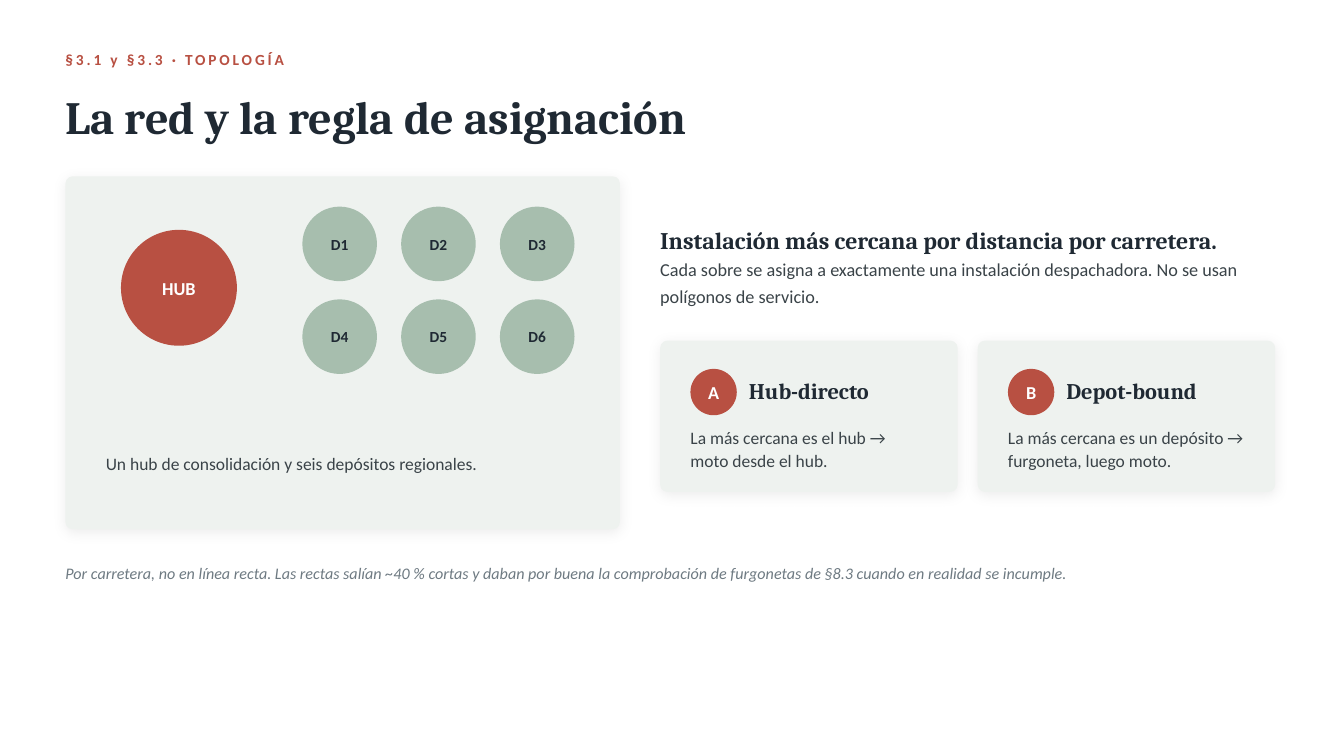
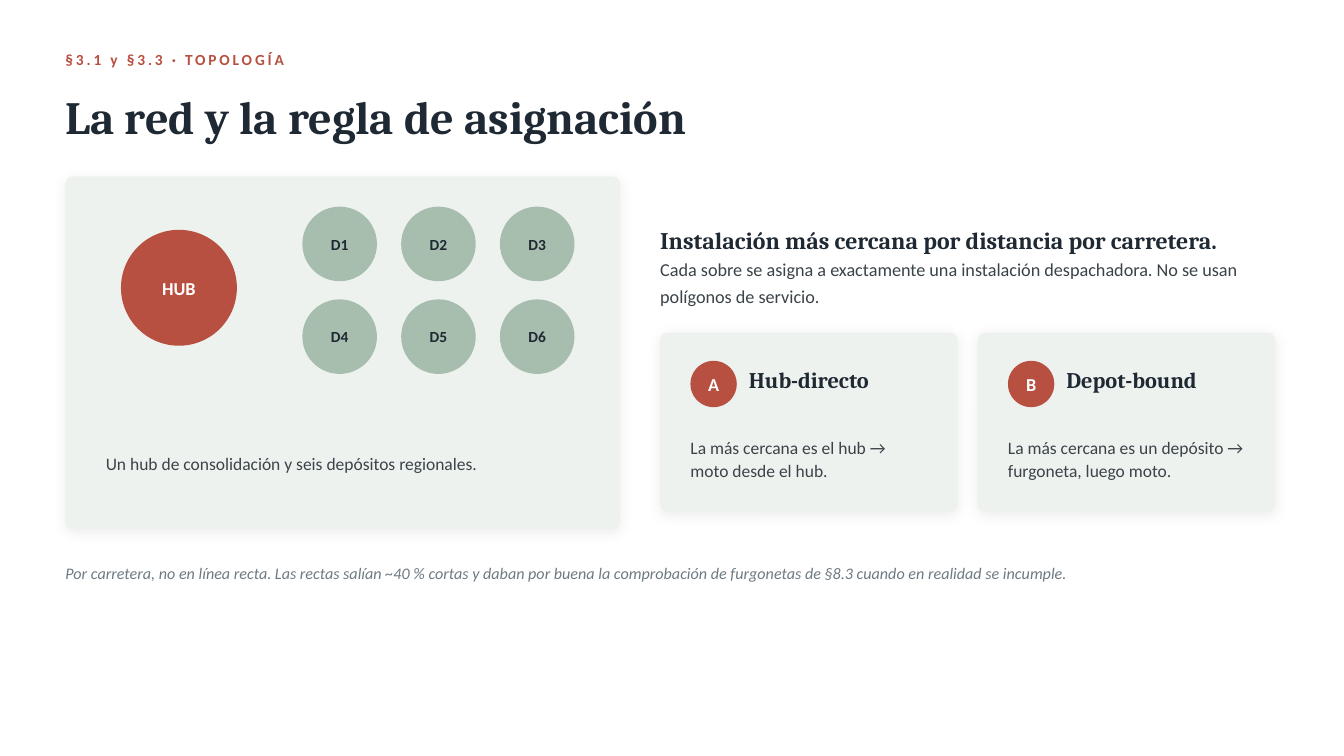
Before and after one commit to lvalverdeb/ddn, a slide deck: slide 4 of docs/presentaciones/01-que-es-ddn.pptx. Drawn at 1344x756 pixels with LibreOffice and Linux fonts; fonts in the diff are those of the drawing. Boxes give left, top, right and bottom in pixels: in the first picture for what was removed or moved away, otherwise in the second. Text is boxed around its words. In the diff, an @@ line names an element or a change of style, - is before the commit and + after.

```diff
--- a/docs/presentaciones/01-que-es-ddn.pptx
+++ b/docs/presentaciones/01-que-es-ddn.pptx
@@ rounded rectangle: place and size @@
-rounded rectangle at (660,341,958,492)
+rounded rectangle at (660,333,958,512)
@@ rounded rectangle at (660,333,958,512): proportions changed @@
@@ rounded rectangle at (978,333,1275,512): proportions changed @@
@@ rounded rectangle: place and size @@
-rounded rectangle at (978,341,1275,492)
+rounded rectangle at (978,333,1275,512)
@@ text "Hub-directo": place and size @@
-text "Hub-directo" at (749,383,869,399)
+text "Hub-directo" at (749,372,869,388)
@@ text "Hub-directo" at (749,372,869,388): line spacing 1 to 21pt @@
@@ 2 texts, 2 ellipses: place and size @@
-2 texts, 2 ellipses at (691,369,1055,415)
+2 texts, 2 ellipses at (691,361,1055,407)
@@ text "Depot-bound" at (1066,372,1196,393): line spacing 1 to 21pt @@
@@ text "Depot-bound": place and size @@
-text "Depot-bound" at (1066,383,1196,404)
+text "Depot-bound" at (1066,372,1196,393)
@@ text "La más cercana es el ...": place and size @@
-text "La más cercana es el ..." at (690,432,866,467)
+text "La más cercana es el ..." at (690,442,866,477)
@@ text "La más cercana es un ...": place and size @@
-text "La más cercana es un ..." at (1008,432,1224,470)
+text "La más cercana es un ..." at (1008,442,1224,480)
```
Also in this commit, not shown: 6 other slides changed, 11 other files.
